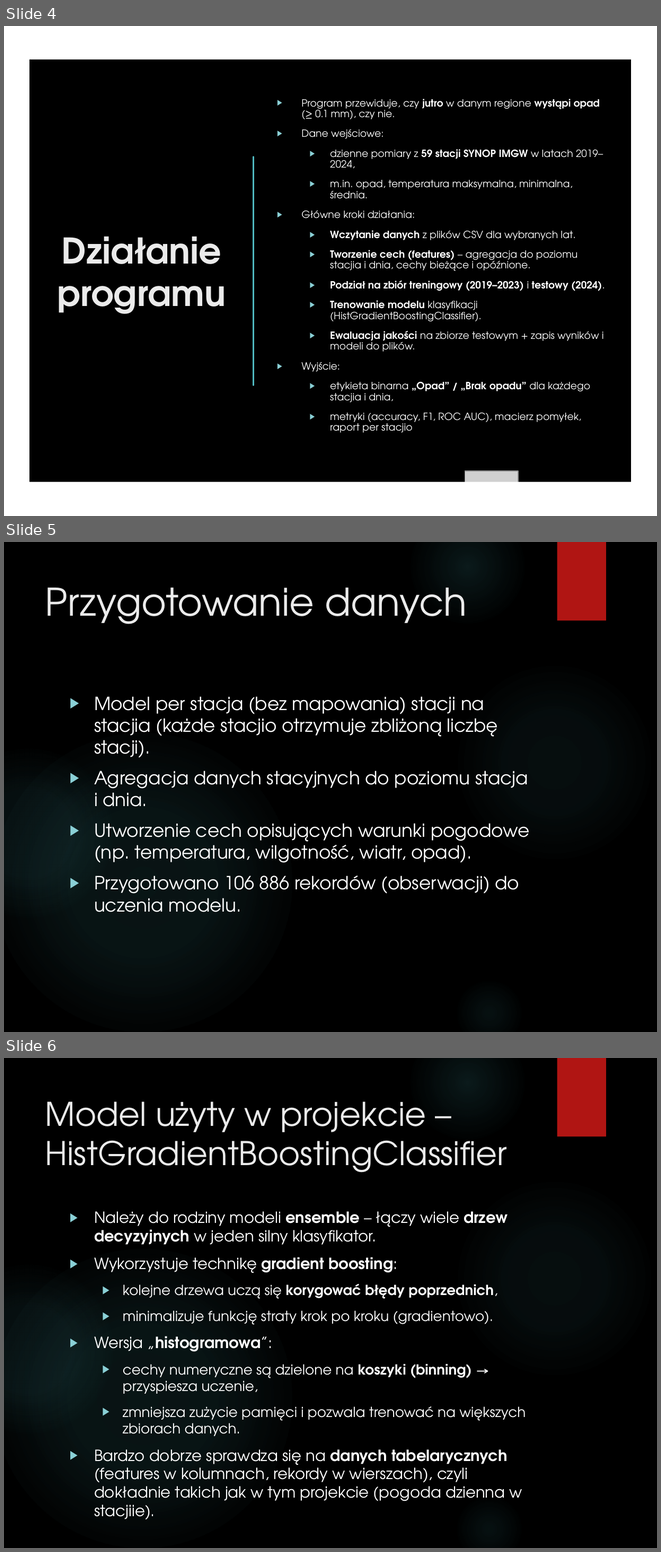
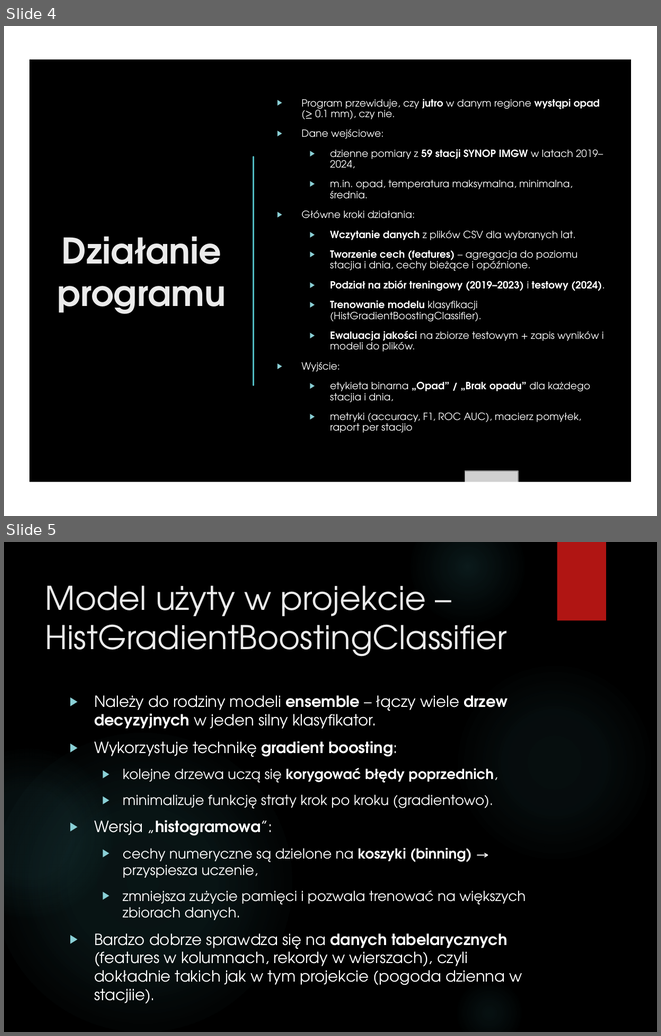
Before and after one commit to sebastian990627/Weather_AI, a slide deck: out_simple/Przewidywanie_opadow_PSI_prezentacja_V4.pptx. Shown one above the other, each under a label of ours: slides 4, 5 and 6 before the commit, slides 4 and 5 after it. The pictures are 661x1552 and 661x1036 pixels, drawn with LibreOffice and Linux fonts; fonts in the diff are those of the drawing; grey boxes stand for pictures; background and template pictures are left out. Boxes give left, top, right and bottom in pixels: in the first picture for what was removed or moved away, otherwise in the second. Text is boxed around its words. In the diff, an @@ line names an element or a change of style, - is before the commit and + after.

```diff
--- a/out_simple/Przewidywanie_opadow_PSI_prezentacja_V4.pptx
+++ b/out_simple/Przewidywanie_opadow_PSI_prezentacja_V4.pptx
@@ slide 5 removed at bbox=[4, 542, 657, 1032], background picture (left out); not listed: 6 template elements that a slide beside it also shows @@
@@ title removed at bbox=[45, 588, 467, 624] @@
-Przygotowanie danych
@@ text removed at bbox=[94, 696, 530, 912] @@
-▶ Model per stacja (bez mapowania) stacji na stacjia (każde stacjio otrzymuje zbliżoną liczbę stacji).
-▶ Agregacja danych stacyjnych do poziomu stacja i dnia.
-▶ Utworzenie cech opisujących warunki pogodowe (np. temperatura, wilgotność, wiatr, opad).
-▶ Przygotowano 106 886 rekordów (obserwacji) do uczenia modelu.
@@ what was slide 6 is now slide 5 @@
```
Also in this commit, not shown: 1 slide changed.
